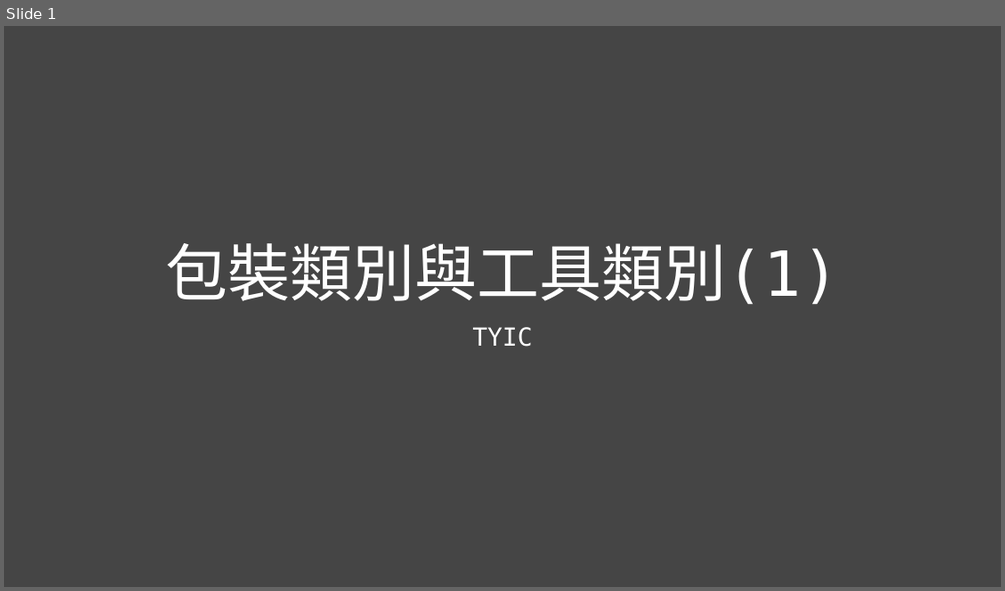
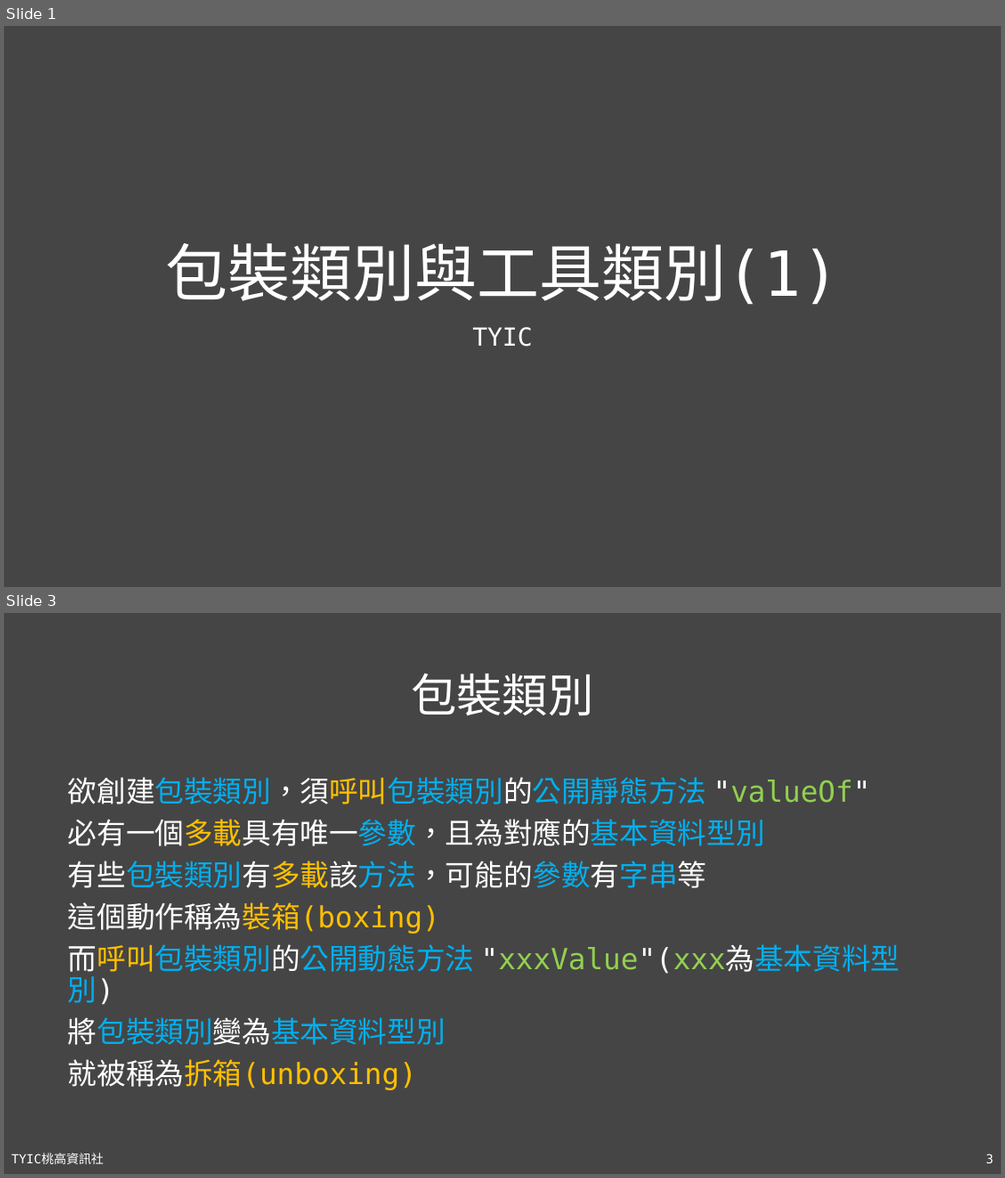
Before and after one commit to TYSHIC/slides, a slide deck: powerpoint/10_包裝類別與工具類別(1).pptx. Shown one above the other, each under a label of ours: slide 1 before the commit, slides 1 and 3 after it; the slides between them are not shown. The pictures are 1005x591 and 1005x1178 pixels, drawn with LibreOffice and Linux fonts; fonts in the diff are those of the drawing. Boxes give left, top, right and bottom in pixels: in the first picture for what was removed or moved away, otherwise in the second. Text is boxed around its words. In the diff, an @@ line names an element or a change of style, - is before the commit and + after.

```diff
--- a/powerpoint/10_包裝類別與工具類別(1).pptx
+++ b/powerpoint/10_包裝類別與工具類別(1).pptx
@@ slide 3 added at [4,613,1001,1174], background #454545 @@
@@ title added at [411,674,593,715], 44 pt, text #FFFFFF @@
+包裝類別
@@ text added at [68,777,900,1090], 28 pt, text #00B0F0 @@
+欲創建包裝類別，須呼叫包裝類別的公開靜態方法 "valueOf"
+必有一個多載具有唯一參數，且為對應的基本資料型別
+有些包裝類別有多載該方法，可能的參數有字串等
+這個動作稱為裝箱(boxing)
+而呼叫包裝類別的公開動態方法 "xxxValue"(xxx為基本資料型別)
+將包裝類別變為基本資料型別
+就被稱為拆箱(unboxing)
@@ text added at [11,1153,104,1164], 12 pt, text #FFFFFF @@
+TYIC桃高資訊社
@@ page number added at [986,1153,993,1163], 12 pt, text #FFFFFF @@
+3
```
Also in this commit, not shown: 1 slide changed, 2 other slides added, 4 other files.
